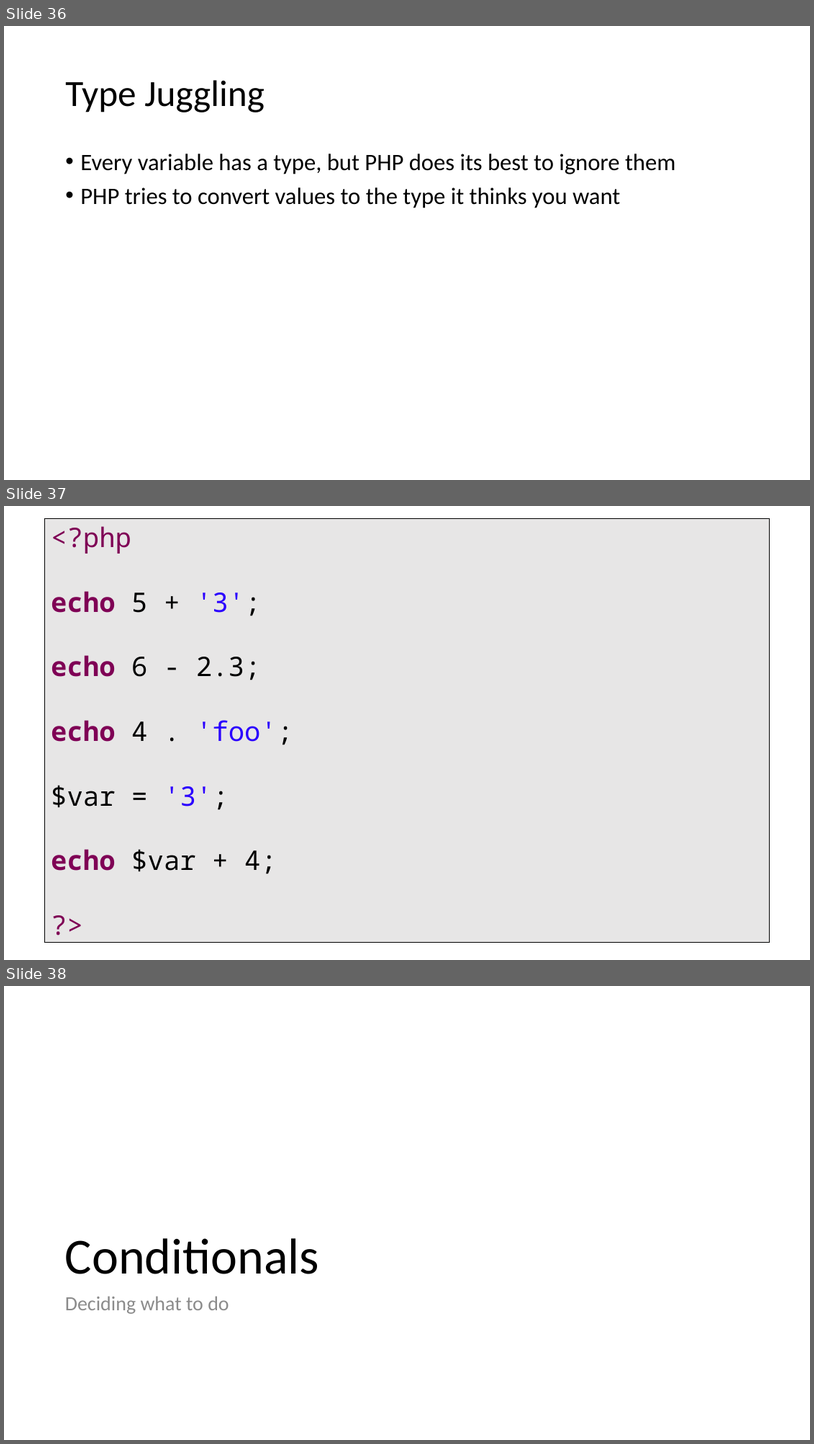
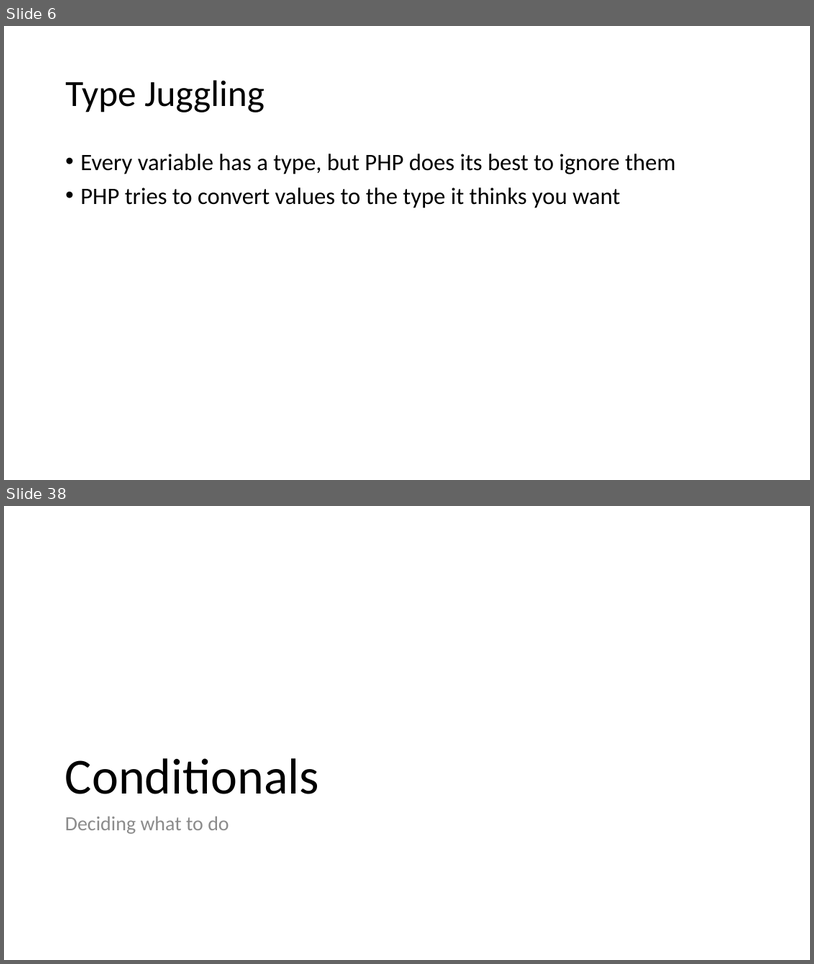
Before and after one commit to PHPEmbark/curriculum, a slide deck: course/1 - Basic Programming/Basics Of Programming.pptx. Shown one above the other, each under a label of ours: slides 36, 37 and 38 before the commit, slides 6 and 38 after it; the slides between them are not shown. The pictures are 814x1444 and 814x964 pixels, drawn with LibreOffice and Linux fonts; fonts in the diff are those of the drawing. Boxes give left, top, right and bottom in pixels: in the first picture for what was removed or moved away, otherwise in the second. Text is boxed around its words. In the diff, an @@ line names an element or a change of style, - is before the commit and + after.

```diff
--- a/course/1 - Basic Programming/Basics Of Programming.pptx
+++ b/course/1 - Basic Programming/Basics Of Programming.pptx
@@ slide 37 removed at [4, 506, 810, 960], background #FFFFFF @@
@@ rectangle removed at [4, 509, 16, 533] @@
@@ text removed at [45, 515, 770, 945] @@
-<?php
-echo 5 + '3';
-echo 6 - 2.3;
-echo 4 . 'foo';
-$var = '3';
-echo $var + 4;
-?>
@@ what was slide 36 is now slide 6 @@
```
Also in this commit, not shown: 4 slides changed, 1 slide added.
